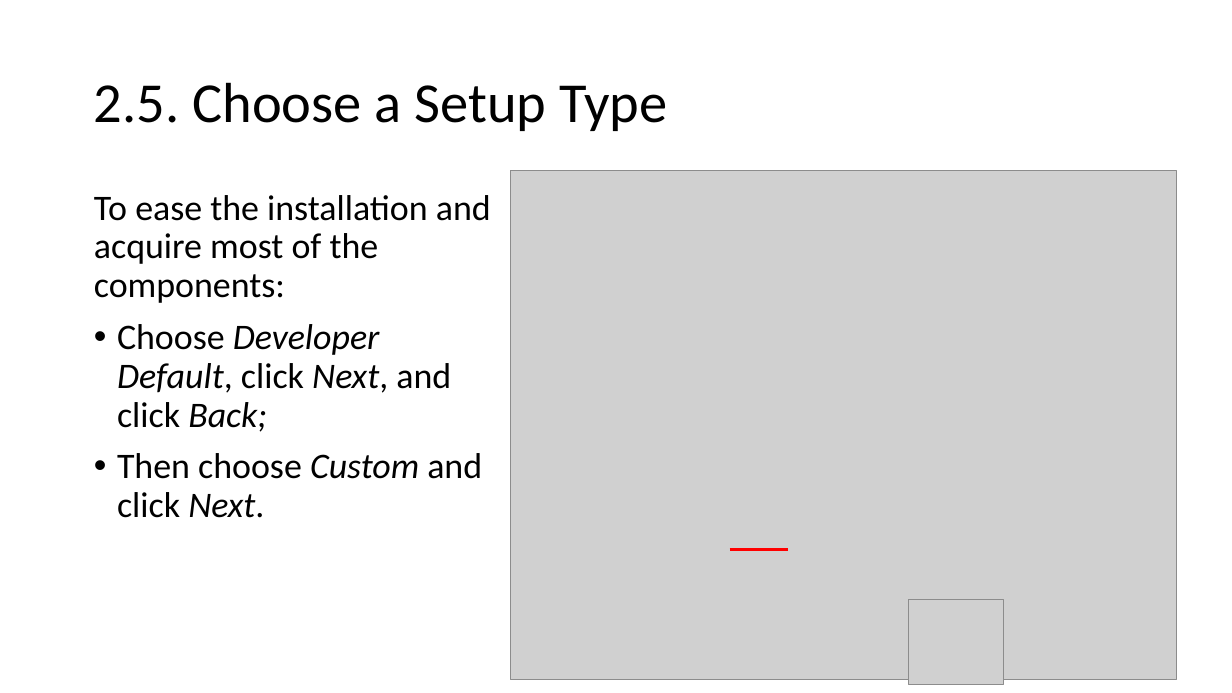
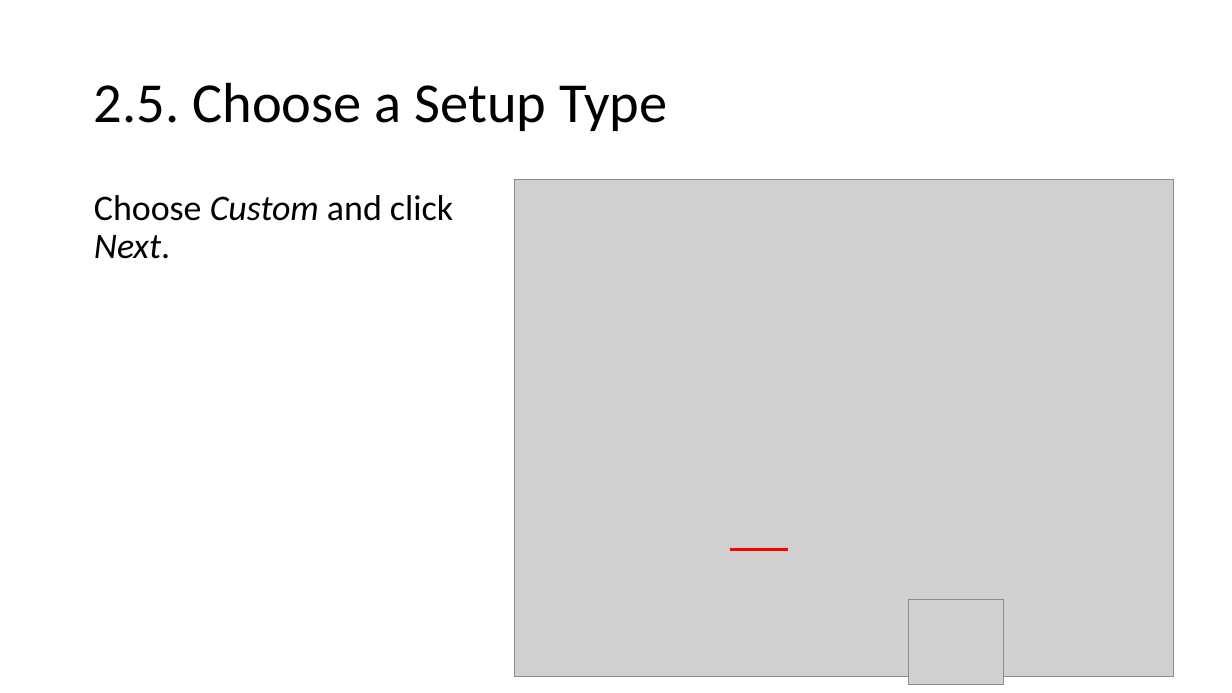
Before and after one commit to aolins/pbc, a slide deck: slide 11 of javadb/resources/Installing MySQL .pptx. Drawn at 1232x693 pixels with LibreOffice and Linux fonts; fonts in the diff are those of the drawing; grey boxes stand for pictures. Boxes give left, top, right and bottom in pixels: in the first picture for what was removed or moved away, otherwise in the second. Text is boxed around its words. In the diff, an @@ line names an element or a change of style, - is before the commit and + after.

Commit message:
Updated the MySQL Installation instruction.

```diff
--- a/javadb/resources/Installing MySQL .pptx
+++ b/javadb/resources/Installing MySQL .pptx
@@ text at [94,195,453,259]: text changed @@
-To ease the installation and acquire most of the components:
-• Choose Developer Default, click Next, and click Back;
-• Then choose Custom and click Next.
+Choose Custom and click Next.
@@ picture: place and size @@
-picture at [511,171,1177,680]
+picture at [515,180,1174,677]
```
Also in this commit, not shown: 12 other slides changed, 1 slide added, 2 slides removed.
